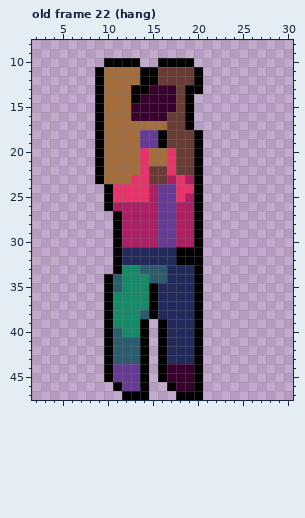
File history of a pixel-art file, examples/demo/catalog/sprites/001_player.aseprite. The first picture shows the starting point.
48x48 pixels, 41 frames. Shown: old frame 22 (hang): x 2..30, y 8..47. The commit also changed other frames, which this record leaves out.
Once edited:
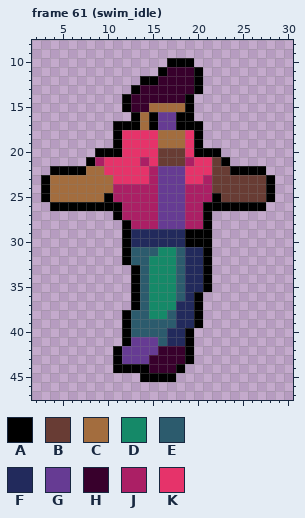
Palette (. is transparent): A #000000  B #683c34  C #a36d3e  D #158968  E #2c5b6d  F #222a5c  G #663b93  H #38002c  J #ab1f65  K #e6336a
A new or re-ordered frame is compared with the old frame closest to it.
Author's note on the commit: 🚧(game:swim): add swiming
From old to new:
frames 41 -> 71
Changed rows in their new state; - is an unchanged pixel.
Frame 61 (swim_idle) is new; against old frame 22 (hang):
first column x 3:
10 -------....--.------------
11 ------.......AHHH---------
12 ------.....--HHHH---------
13 ------....-H---HH---------
14 ------...AH----H----------
15 ------...A--CCCC----------
16 ------....ACAGGA----------
17 ------..AAA-AGGA-A--------
18 ------..AKKKKCCCK---------
19 ------..AKKKKCCCK---------
20 -------AAKK-KBB-K-AA------
21 -----AJKKKKJKBB-JKKBA-----
22 -AAAACCKKKK-JGGGKKKBBAAAA-
23 ACCCCCC-KK--JGGGKKJBBBBBBA
24 ACCCCCCCJJJJ---GJJJBBBBBBA
25 ACCCCCC-JJJJ---G-JJABBBBBA
26 -AAAAAA-A------G-JAAAAAAA-
27 ---------------G-JA-------
28 --------.A-----G-JA-------
29 --------.AFFFFFFA-A-------
30 --------.AFFFFFFA-A-------
31 --------.AEEEDDEFFA-------
32 --------.AEEDDDEFFA-------
33 --------..A-DDDE-FA-------
34 -------...AEDDDE-FA-------
35 -------...AEDDDE-FA-------
36 -------...AEDDDE----------
37 -------...AEDDD-----------
38 -------..AE-DDE-----------
39 -------..AEEEEE-----------
40 -------..AEEEE--A.--------
41 -------..AGGGE--A.--------
42 -------.AGGGGHHHA.--------
43 -------.AGGGHHHHA.--------
44 -------.AAA-HH-A..--------
45 -------....-A-A...--------
46 --------....--....--------
47 ---------...---...--------
Where, in picture pixels (left, top, right, bottom), the same in both pictures:
changed: (41, 58, 275, 400)
